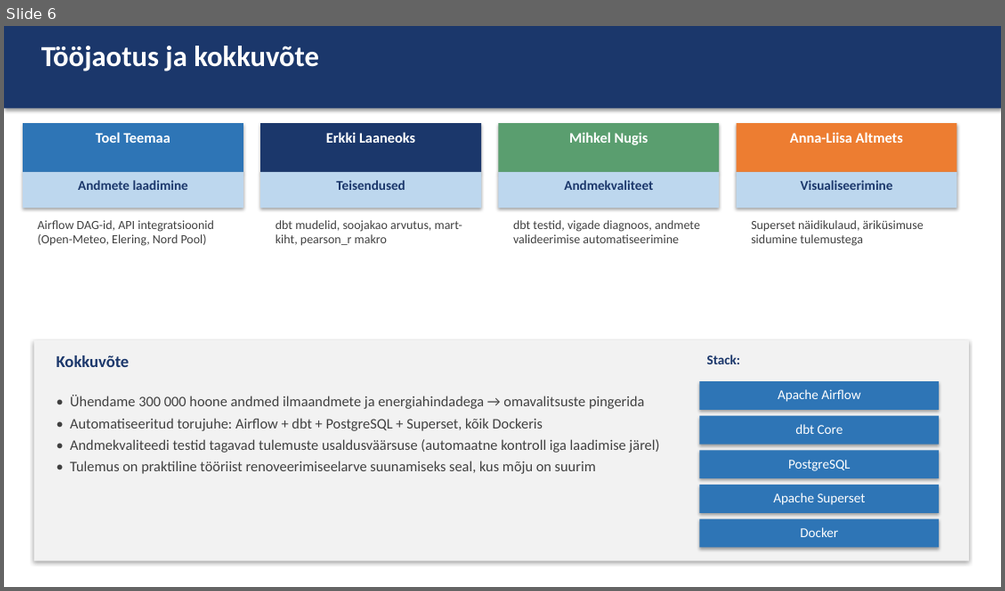
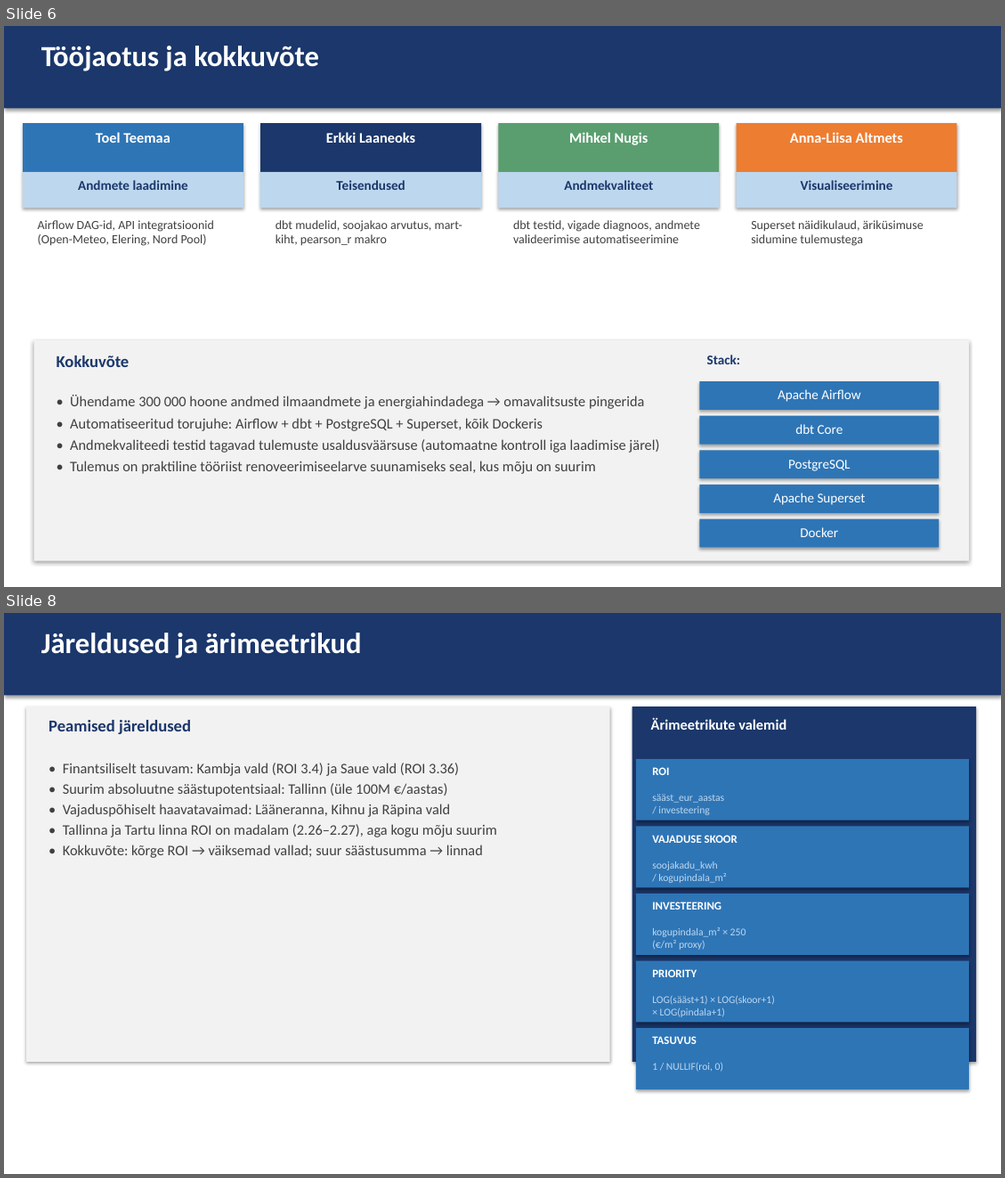
Before and after one commit to toelt/hoonete-soojakadu, a slide deck: docs/esitlus.pptx. Shown one above the other, each under a label of ours: slide 6 before the commit, slides 6 and 8 after it; the slides between them are not shown. The pictures are 1005x591 and 1005x1178 pixels, drawn with LibreOffice and Linux fonts; fonts in the diff are those of the drawing. Boxes give left, top, right and bottom in pixels: in the first picture for what was removed or moved away, otherwise in the second. Text is boxed around its words. In the diff, an @@ line names an element or a change of style, - is before the commit and + after.

```diff
--- a/docs/esitlus.pptx
+++ b/docs/esitlus.pptx
@@ slide 8 added at <box>4,613,1001,1174</box>, background #FFFFFF @@
@@ rectangle added at <box>4,613,1001,695</box>, fill #1B376B @@
@@ text added at <box>41,633,362,658</box>, 28 pt, text #FFFFFF, bold @@
+Järeldused ja ärimeetrikud
@@ rectangle added at <box>26,706,610,1062</box>, fill #F2F2F2 @@
@@ rectangle added at <box>632,706,976,1062</box>, fill #1B376B @@
@@ text added at <box>651,718,786,730</box>, 14 pt, text #FFFFFF, bold @@
+Ärimeetrikute valemid
@@ text added at <box>48,720,191,734</box>, 16 pt, text #1B376B, bold @@
+Peamised järeldused
@@ text added at <box>63,763,497,858</box>, 14 pt, text #404040 @@
+• Finantsiliselt tasuvam: Kambja vald (ROI 3.4) ja Saue vald (ROI 3.36)
+• Suurim absoluutne säästupotentsiaal: Tallinn (üle 100M €/aastas)
+• Vajaduspõhiselt haavatavaimad: Lääneranna, Kihnu ja Räpina vald
+• Tallinna ja Tartu linna ROI on madalam (2.26–2.27), aga kogu mõju suurim
+• Kokkuvõte: kõrge ROI → väiksemad vallad; suur säästusumma → linnad
@@ rectangle added at <box>636,759,969,820</box>, fill #2E75B6 @@
@@ text added at <box>652,767,669,775</box>, 11 pt, text #FFFFFF, bold @@
+ROI
@@ text added at <box>652,794,724,815</box>, 10 pt, text #BDD7EE @@
+sääst_eur_aastas
+/ investeering
@@ rectangle added at <box>636,826,969,887</box>, fill #2E75B6 @@
@@ text added at <box>652,835,737,843</box>, 11 pt, text #FFFFFF, bold @@
+VAJADUSE SKOOR
@@ text added at <box>652,861,726,883</box>, 10 pt, text #BDD7EE @@
+soojakadu_kwh
+/ kogupindala_m²
@@ rectangle added at <box>636,893,969,955</box>, fill #2E75B6 @@
@@ text added at <box>652,901,721,909</box>, 11 pt, text #FFFFFF, bold @@
+INVESTEERING
@@ text added at <box>652,927,746,949</box>, 10 pt, text #BDD7EE @@
+kogupindala_m² × 250
+(€/m² proxy)
@@ rectangle added at <box>636,961,969,1022</box>, fill #2E75B6 @@
@@ text added at <box>652,969,696,977</box>, 11 pt, text #FFFFFF, bold @@
+PRIORITY
@@ text added at <box>652,996,775,1017</box>, 10 pt, text #BDD7EE @@
+LOG(sääst+1) × LOG(skoor+1)
+× LOG(pindala+1)
@@ rectangle added at <box>636,1028,969,1089</box>, fill #2E75B6 @@
@@ text added at <box>652,1036,696,1044</box>, 11 pt, text #FFFFFF, bold @@
+TASUVUS
@@ text added at <box>652,1062,723,1071</box>, 10 pt, text #BDD7EE @@
+1 / NULLIF(roi, 0)
```
Also in this commit, not shown: 1 other slide added, 1 other file.
